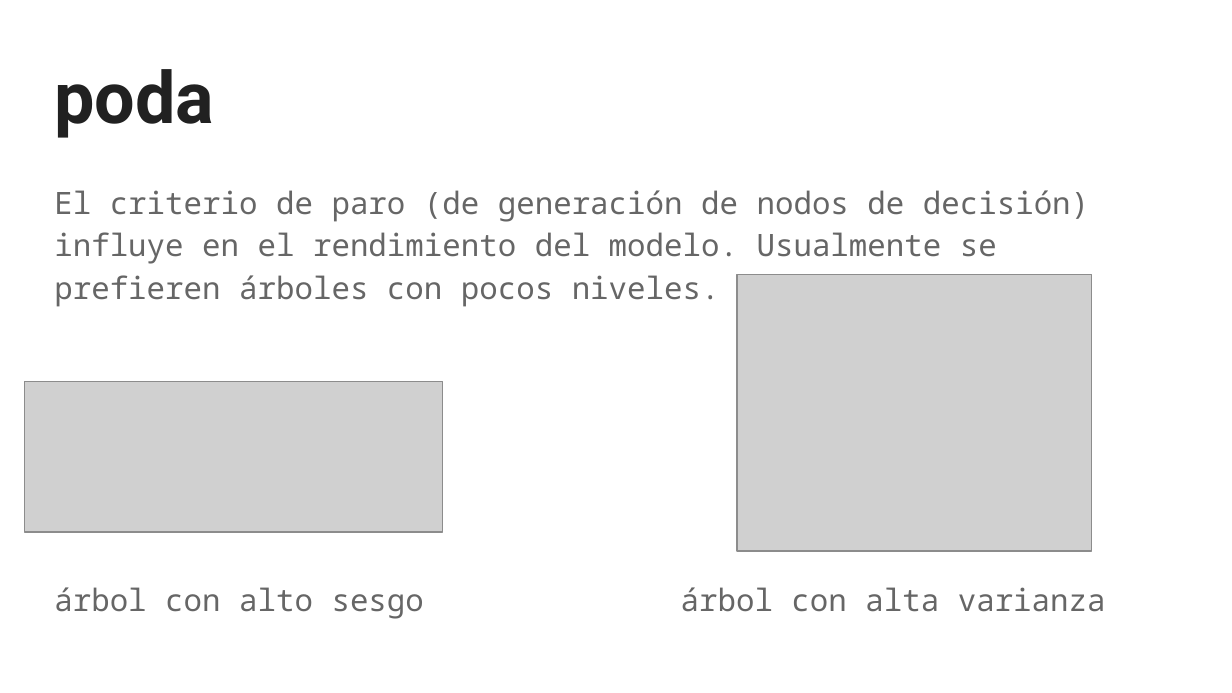
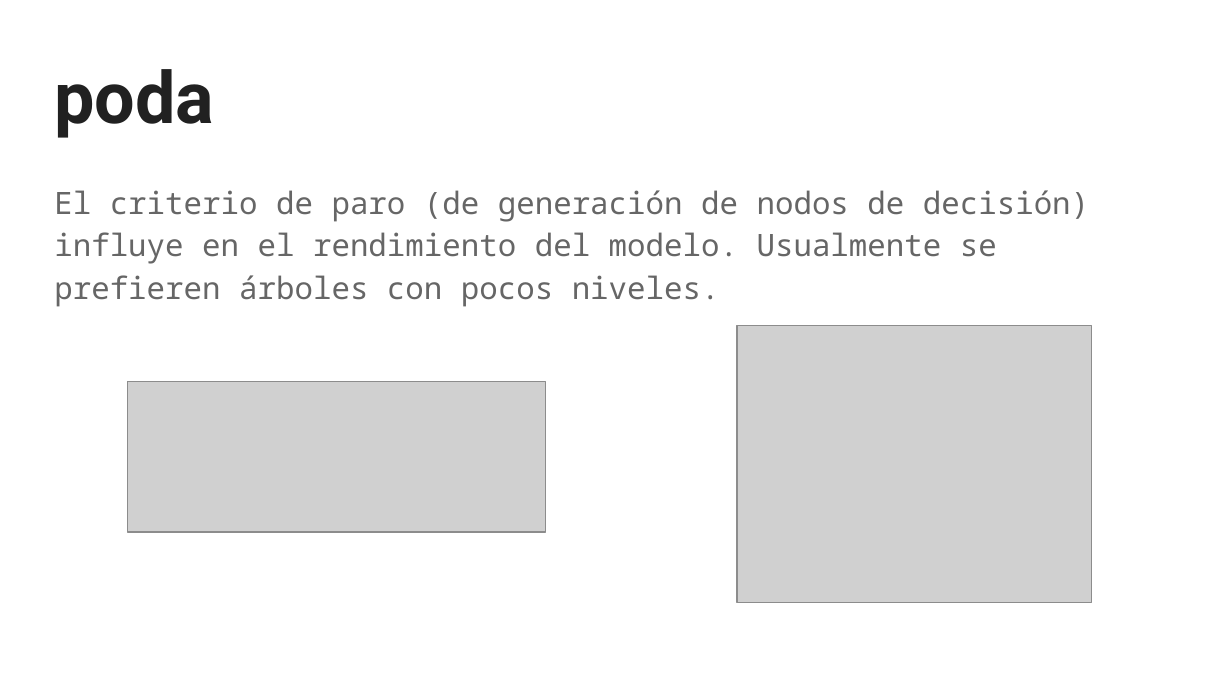
Before and after one commit to sainosmichelle/sainosmichelle.github.io, a slide deck: slide 18 of assets/files/Tema6/arb_dec/6.3 Árboles de decisión.pptx (slide 10 before the commit). Drawn at 1232x693 pixels with LibreOffice and Linux fonts; fonts in the diff are those of the drawing; grey boxes stand for pictures. Boxes give left, top, right and bottom in pixels: in the first picture for what was removed or moved away, otherwise in the second. Text is boxed around its words. In the diff, an @@ line names an element or a change of style, - is before the commit and + after.

```diff
--- a/assets/files/Tema6/arb_dec/6.3 Árboles de decisión.pptx
+++ b/assets/files/Tema6/arb_dec/6.3 Árboles de decisión.pptx
@@ picture: place and size @@
-picture at bbox=[737, 275, 1092, 552]
+picture at bbox=[737, 325, 1092, 602]
@@ picture: place and size @@
-picture at bbox=[25, 381, 442, 531]
+picture at bbox=[128, 381, 546, 531]
@@ text removed at bbox=[54, 587, 424, 619] @@
-árbol con alto sesgo
@@ text removed at bbox=[681, 587, 1106, 612] @@
-árbol con alta varianza
```
Also in this commit, not shown: 4 other slides changed, 9 slides added, 6 other files.
